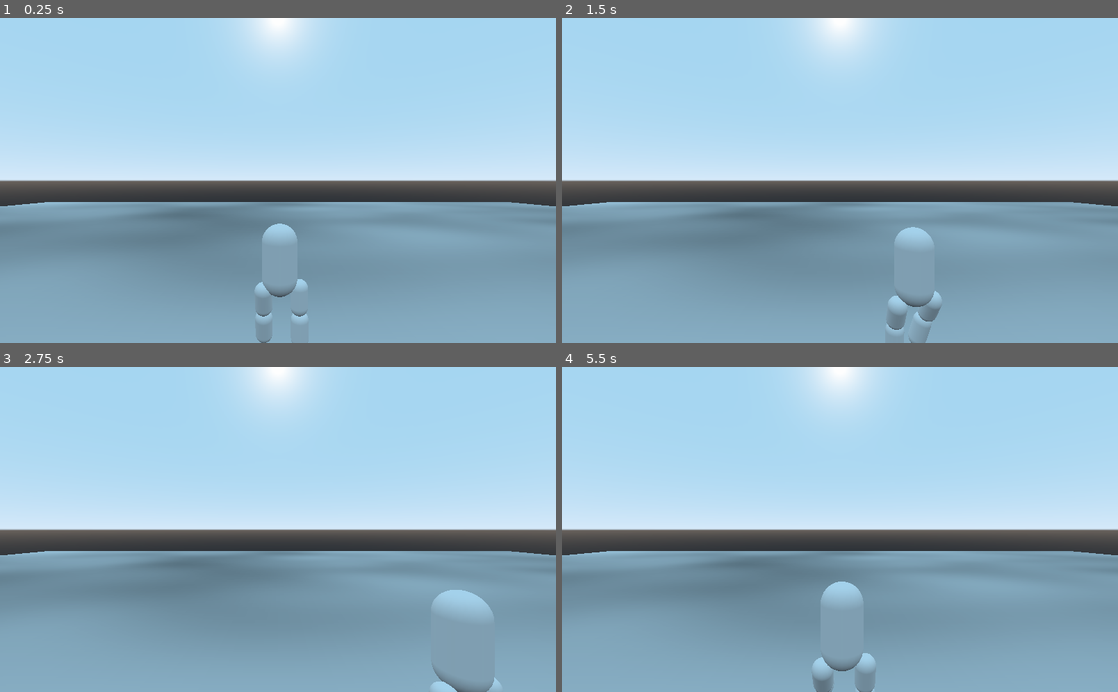
Above: before the commit, frames 1-4 (two rows, left to right).
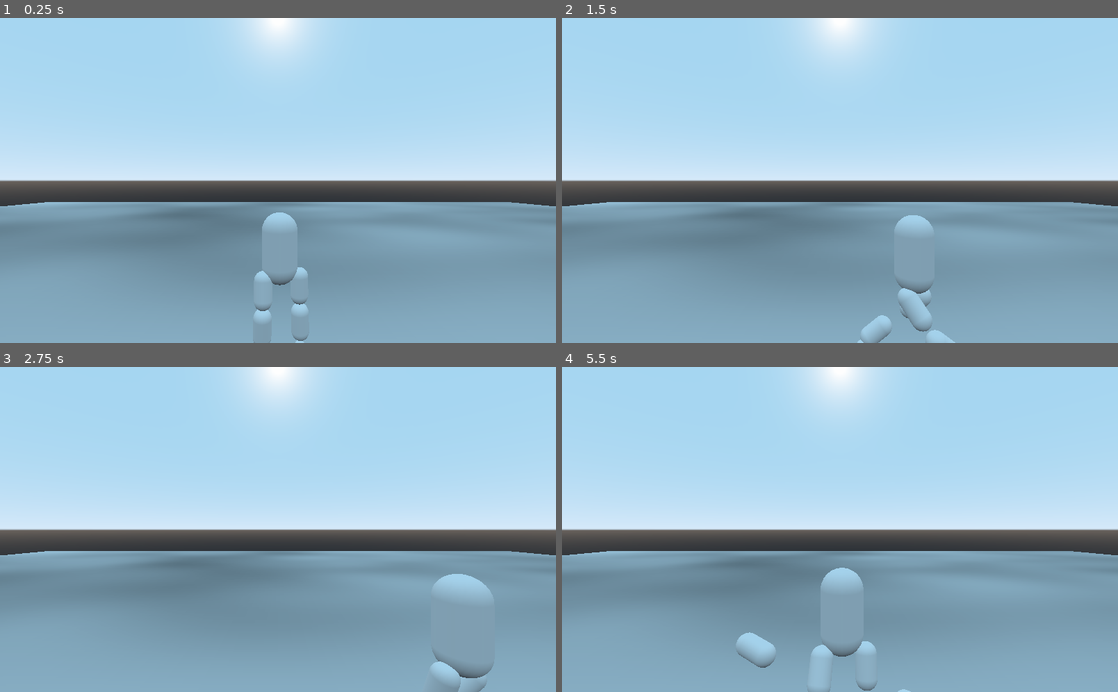
Above: after the commit, the same moments.

Repository: Terkwood/tinker-godot-joint
Game: Godot game, scene res://Main.tscn
Two runs of this game, one before a commit and one after it. Both use one fixed random seed, a clock stepped at 60 frames per second and the inputs below.
Inputs:
- Up to frame 1 (0.25 s): no input
- Up to frame 2 (1.5 s): hold Right (ui_right) 0.53-1.28 s; hold Down (ui_down) from 1.28 s (still down)
- Up to frame 3 (2.75 s): release Down (ui_down) at 2.03 s; hold Right (ui_right) from 2.03 s (still down)
- Up to frame 4 (5.5 s): release Right (ui_right) at 2.78 s; hold Up (ui_up) 2.78-3.53 s; hold Left (ui_left) 3.53-5.03 s; hold Down (ui_down) from 5.03 s (still down)

The runs differ from the first frame. In frame 1, 1.1% of the frame differs, in the area x 45-56%, y 59-100%; in frame 2, 1.6%; in frame 3, 1.7%; in frame 4, 1.9%, in the area x 31-63%, y 61-100%.

Commit message:
feat: feet

Diff:
--- a/Main.gd
+++ b/Main.gd
@@ -22,5 +22,25 @@
 		movement = Vector2(movement.x, 0)
 
 const _COEFF = 50.0
+var _moving_foot = Foot.LEFT
+enum Foot { LEFT, RIGHT }
+var _step_progress = 0
+const _MAX_STEP = 100
 func _physics_process(_delta):
-	$Player/KinUpperBody.move_and_slide(Vector3(movement.x * _COEFF, 0, movement.y * _COEFF))
+	var upper_body = $Player/KinUpperBody
+
+	var v = Vector3(movement.x * _COEFF, 0, movement.y * _COEFF)
+	upper_body.move_and_slide(v)
+
+	_foot_node().move_and_slide(2.0 * v)
+	_step_progress = (_step_progress + 1) % _MAX_STEP
+	if _step_progress == 0:
+		_change_foot()
+func _change_foot():
+	_moving_foot = Foot.RIGHT if _moving_foot == Foot.LEFT else Foot.LEFT
+
+func _foot_node():
+	if _moving_foot == Foot.LEFT:
+		return $Player/LeftFoot
+	else:
+		return $Player/RightFoot
--- a/Main.tscn
+++ b/Main.tscn
@@ -18,6 +18,12 @@
 [sub_resource type="CapsuleMesh" id=4]
 radius = 0.5
 
+[sub_resource type="CapsuleMesh" id=16]
+radius = 0.3
+
+[sub_resource type="CapsuleShape" id=17]
+radius = 0.3
+
 [sub_resource type="CapsuleShape" id=5]
 radius = 0.5
 
@@ -53,7 +59,7 @@
 script = ExtResource( 1 )
 
 [node name="Player" type="Spatial" parent="."]
-transform = Transform( 1, 0, 0, 0, 1, 0, 0, 0, 1, 0, 0.0996399, 0 )
+transform = Transform( 1, 0, 0, 0, 1, 0, 0, 0, 1, 0, 0.750019, 0 )
 
 [node name="KinUpperBody" type="KinematicBody" parent="Player"]
 transform = Transform( 1, 0, 0, 0, 1, 0, 0, 0, 1, 0, 5.37544, 0 )
@@ -112,6 +118,20 @@
 angular_limit/lower = -30.0
 angular_limit/relaxation = 0.31
 
+[node name="LeftFoot" type="KinematicBody" parent="Player"]
+transform = Transform( 1, 0, 0, 0, 1, 0, 0, 0, 1, -1.08197, 0, 0.69196 )
+
+[node name="MeshInstance" type="MeshInstance" parent="Player/LeftFoot"]
+mesh = SubResource( 16 )
+material/0 = null
+
+[node name="CollisionShape" type="CollisionShape" parent="Player/LeftFoot"]
+shape = SubResource( 17 )
+
+[node name="HingeJoint" type="HingeJoint" parent="Player/LeftFoot"]
+nodes/node_a = NodePath("../../LeftLowerLeg")
+nodes/node_b = NodePath("..")
+
 [node name="RightUpperLeg" type="RigidBody" parent="Player"]
 transform = Transform( 1, 0, 0, 0, -1.62921e-07, -1, 0, 1, -1.62921e-07, 1.10273, 2.93819, 0 )
 
@@ -152,6 +172,20 @@
 angular_limit/lower = -30.0
 angular_limit/relaxation = 0.31
 
+[node name="RightFoot" type="KinematicBody" parent="Player"]
+transform = Transform( 1, 0, 0, 0, 1, 0, 0, 0, 1, 1.11046, 0, 0.734145 )
+
+[node name="MeshInstance" type="MeshInstance" parent="Player/RightFoot"]
+mesh = SubResource( 16 )
+material/0 = null
+
+[node name="CollisionShape" type="CollisionShape" parent="Player/RightFoot"]
+shape = SubResource( 17 )
+
+[node name="HingeJoint" type="HingeJoint" parent="Player/RightFoot"]
+nodes/node_a = NodePath("../../RightLowerLeg")
+nodes/node_b = NodePath("..")
+
 [node name="Camera" type="Camera" parent="."]
 transform = Transform( 1, 0, 0, 0, 1, 0, 0, 0, 1, -0.0937586, 9.9295, 13.0921 )
 current = true
Not shown: 1 places in Main.tscn that only renumber resources
